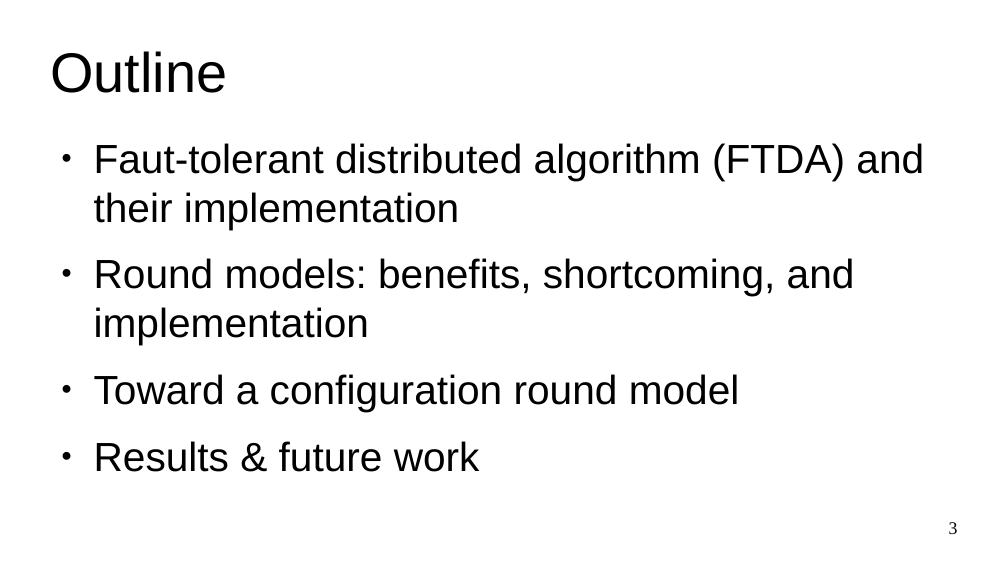
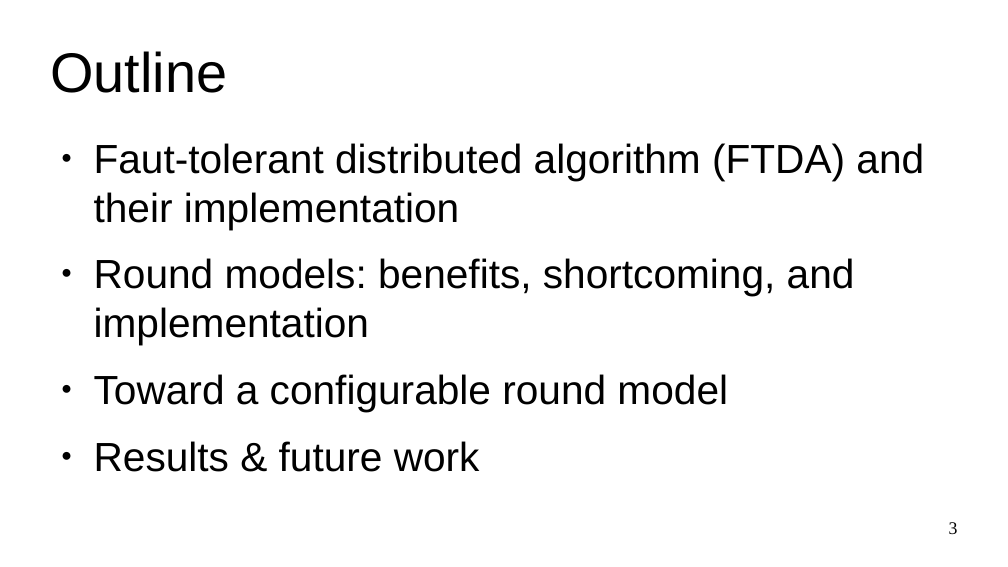
Before and after one commit to dzufferey/presentations, a slide deck: slide 3 of 2020_09_04_FRIDA/presentation.odp. Drawn at 1008x567 pixels with LibreOffice and Linux fonts; fonts in the diff are those of the drawing. Boxes give left, top, right and bottom in pixels: in the first picture for what was removed or moved away, otherwise in the second. Text is boxed around its words. In the diff, an @@ line names an element or a change of style, - is before the commit and + after.

```diff
--- a/2020_09_04_FRIDA/presentation.odp
+++ b/2020_09_04_FRIDA/presentation.odp
@@ text at (94,374,728,412): text changed @@
-● Toward a configuration round model
+● Toward a configurable round model
```
Also in this commit, not shown: 21 other slides changed, 1 slide added, 1 slide removed, 2 other files.
